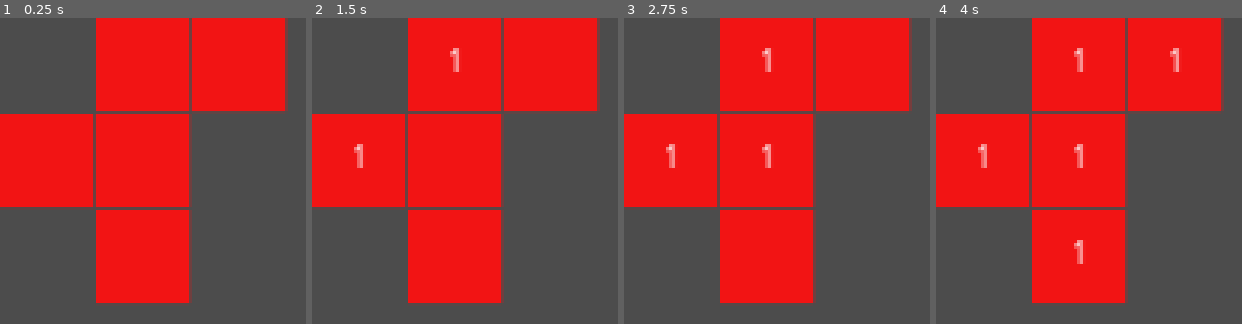
Above: before the commit, frames 1-4 (left to right).
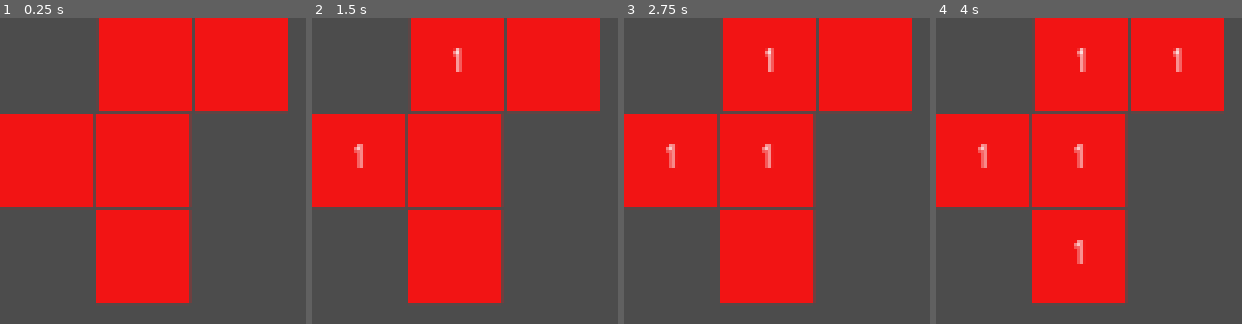
Above: after the commit, the same moments.

Repository: IndieDevEs/reto-5-logi-five
Game: Godot game, scene res://Pentomino/PentominoF.tscn
The game is run twice, just before and just after one commit, with the same random seed, the same clock (stepped at 60 frames per second) and the same inputs. This scene is started directly instead of the project's main scene.
Inputs (mouse positions are in pixels of both pictures, inside the frame that each line leads up to):
- Up to frame 1 (0.25 s): no input
- Up to frame 2 (1.5 s): tap Enter at 0.5 s; move the mouse to (455, 63) at 0.52 s; click (455, 63) at 0.67 s; tap Space at 1.25 s; move the mouse to (357, 161) at 1.27 s; click (357, 161) at 1.42 s
- Up to frame 3 (2.75 s): tap Enter at 2 s; move the mouse to (767, 161) at 2.02 s; click (767, 161) at 2.17 s
- Up to frame 4 (4 s): tap Space at 2.75 s; move the mouse to (1079, 256) at 2.77 s; click (1079, 256) at 2.92 s; tap Enter at 3.5 s; move the mouse to (1174, 63) at 3.52 s; click (1174, 63) at 3.67 s

The runs differ from the first frame. In frame 1, 1.2% of the frame differs, in the area x 31-95%, y 0-31%; in frame 2, 1.4%; in frame 3, 1.4%; in frame 4, 1.6%.

Commit message:
Se agrega rotación al Pentomino y a sus bloques en sentido opuesto para poder armar todas las variantes rotadas

Diff:
--- a/Block/Block.tscn
+++ b/Block/Block.tscn
@@ -2,7 +2,9 @@
 
 [ext_resource path="res://Block/Block.gd" type="Script" id=1]
 
-[node name="Block" type="ColorRect"]
+[node name="Block" type="Node2D"]
+
+[node name="Color" type="ColorRect" parent="."]
 margin_right = 40.0
 margin_bottom = 40.0
 color = Color( 0.952941, 0.0823529, 0.0823529, 1 )
@@ -11,7 +13,7 @@
 "_edit_use_anchors_": false
 }
 
-[node name="Text" type="Label" parent="."]
+[node name="Text" type="Label" parent="Color"]
 margin_right = 40.0
 margin_bottom = 38.0
 text = "A"
@@ -20,4 +22,4 @@
 __meta__ = {
 "_edit_use_anchors_": false
 }
-[connection signal="gui_input" from="." to="." method="_on_Block_gui_input"]
+[connection signal="gui_input" from="Color" to="Color" method="_on_Block_gui_input"]
--- /dev/null
+++ b/Pentomino/Pentomino.gd
@@ -0,0 +1,10 @@
+extends Node2D
+
+func _ready():
+	pass # Replace with function body.
+
+func _rotate():
+	#rotate()
+	rotation_degrees += 90
+	for block in get_children():
+		block.rotation_degrees -= 90
--- a/Pentomino/PentominoF.tscn
+++ b/Pentomino/PentominoF.tscn
@@ -1,33 +1,22 @@
-[gd_scene load_steps=2 format=2]
+[gd_scene load_steps=3 format=2]
 
 [ext_resource path="res://Block/Block.tscn" type="PackedScene" id=1]
+[ext_resource path="res://Pentomino/Pentomino.gd" type="Script" id=2]
 
 [node name="PentominoF" type="Node2D"]
+script = ExtResource( 2 )
 
 [node name="Block1" parent="." instance=ExtResource( 1 )]
-margin_left = 41.0
-margin_right = 81.0
+position = Vector2( 42, 0 )
 
 [node name="Block2" parent="." instance=ExtResource( 1 )]
-margin_left = -0.35968
-margin_top = 41.2806
-margin_right = 39.6403
-margin_bottom = 81.2806
+position = Vector2( 83, 0 )
 
 [node name="Block3" parent="." instance=ExtResource( 1 )]
-margin_left = 41.0071
-margin_top = 41.0
-margin_right = 81.0071
-margin_bottom = 81.0
+position = Vector2( 0, 41 )
 
 [node name="Block4" parent="." instance=ExtResource( 1 )]
-margin_left = 41.0
-margin_top = 81.9661
-margin_right = 81.0
-margin_bottom = 121.966
+position = Vector2( 41, 41 )
 
 [node name="Block5" parent="." instance=ExtResource( 1 )]
-margin_left = 82.0276
-margin_top = 0.0969391
-margin_right = 122.028
-margin_bottom = 40.0969
+position = Vector2( 41, 82 )
